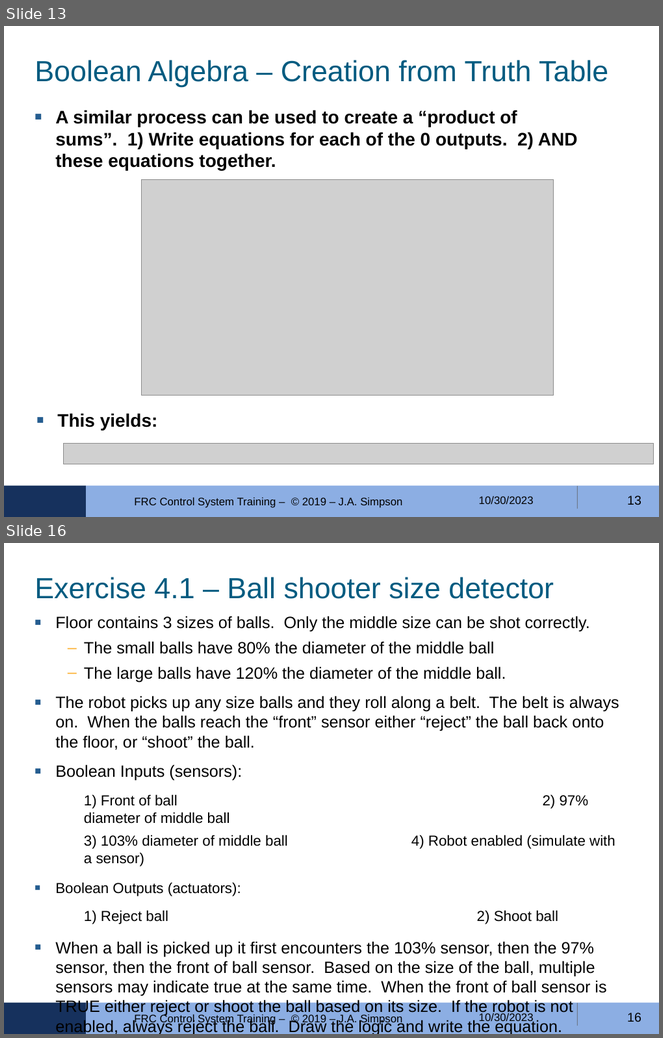
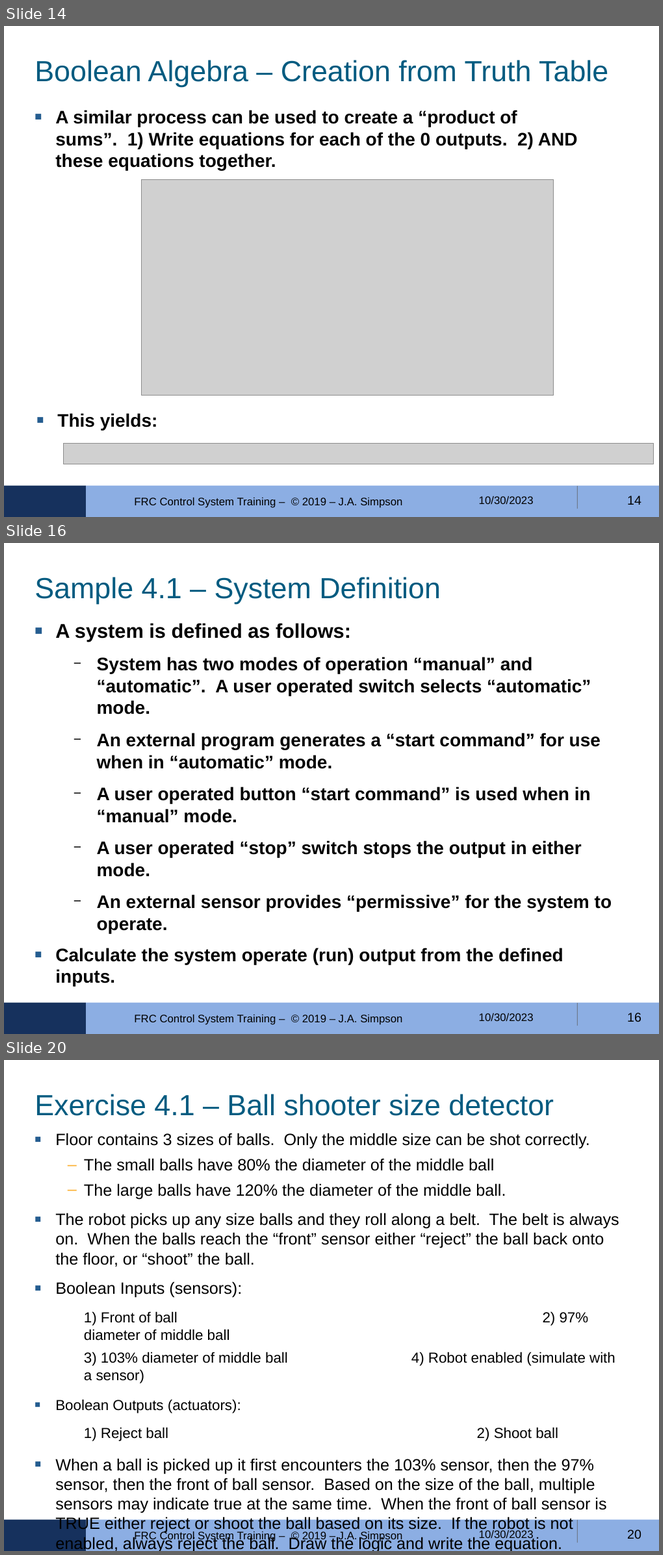
Before and after one commit to FRobotics/2023-RobotCode, a slide deck: Training/ControlLogic-04/FRC-4150-Ctrls-Training-MODULE-04--2023-10-30.odp. Shown one above the other, each under a label of ours: slides 13 and 16 before the commit, slides 14, 16 and 20 after it; the slides between them are not shown. The pictures are 663x1038 and 663x1555 pixels, drawn with LibreOffice and Linux fonts; fonts in the diff are those of the drawing; grey boxes stand for pictures; background and template pictures are left out. Boxes give left, top, right and bottom in pixels: in the first picture for what was removed or moved away, otherwise in the second. Text is boxed around its words. In the diff, an @@ line names an element or a change of style, - is before the commit and + after.

Commit message:
Update Control Logic 4 training

```diff
--- a/Training/ControlLogic-04/FRC-4150-Ctrls-Training-MODULE-04--2023-10-30.odp
+++ b/Training/ControlLogic-04/FRC-4150-Ctrls-Training-MODULE-04--2023-10-30.odp
@@ slide 16 added at bbox=[4, 543, 659, 1034], background #FFFFFF; not listed: 3 template elements that a slide beside it also shows @@
@@ title added at bbox=[35, 577, 441, 603], 32 pt, text #025B80 @@
+Sample 4.1 – System Definition
@@ text added at bbox=[55, 623, 612, 965], 20 pt, text #000000, bold @@
+■ A system is defined as follows:
+  − System has two modes of operation “manual” and “automatic”. A user operated switch selects “automatic” mode.
+  − An external program generates a “start command” for use when in “automatic” mode.
+  − A user operated button “start command” is used when in “manual” mode.
+  − A user operated “stop” switch stops the output in either mode.
+  − An external sensor provides “permissive” for the system to operate.
+■ Calculate the system operate (run) output from the defined inputs.
@@ text added at bbox=[134, 1015, 402, 1025], 12 pt, text #000000 @@
+FRC Control System Training – © 2019 – J.A. Simpson
@@ text added at bbox=[479, 1014, 534, 1021], 12 pt, text #000000 @@
+10/30/2023
@@ page number added at bbox=[627, 1013, 642, 1023], 14 pt, text #000000 @@
+16
@@ what was slide 13 is now slide 14 @@
@@ page number at bbox=[627, 496, 642, 505]: text changed @@
-13
+14
@@ what was slide 16 is now slide 20 @@
@@ page number at bbox=[627, 1530, 642, 1540]: text changed @@
-16
+20
```
Also in this commit, not shown: 5 slides changed, 3 other slides added, 3 other files.
